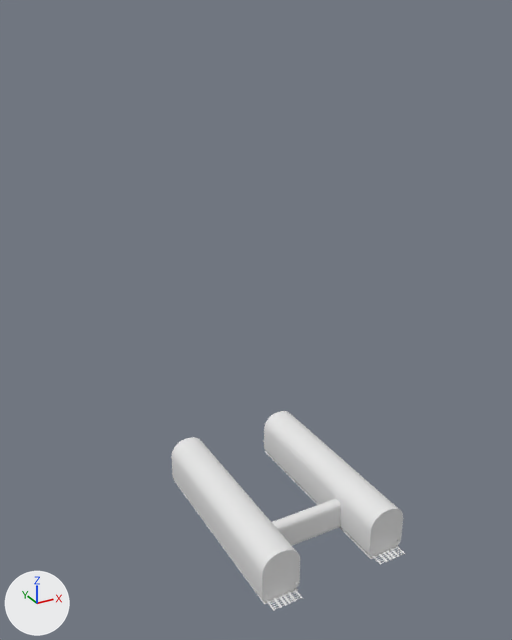
The FBX model Assets/Models/env/topsideenv3.fbx as it was, and as the next commit left it.
Camera for both pictures: a 50 mm camera at (-26.0, -53.7, 48.8) aimed at (8.3, 8.7, 17.6). The lights are fixed; the arrows at lower left show +X, +Y and +Z. Where no turn or scale is listed for an object, it has been applied to the vertices.

Names of what the first picture shows: 'sceneobject.001', 'sceneobject.002', 'sceneobject.003'.
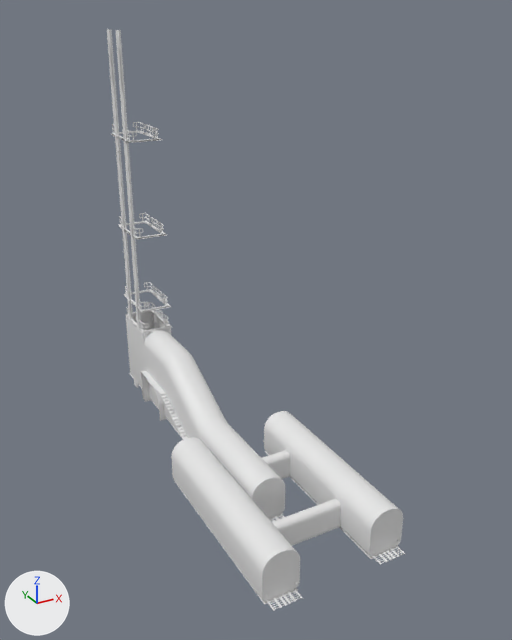
The newer file is also turned or shifted as a whole; pictures and numbers use the older file's frame.

Boxes (x1, y1, x2, y2) around the edits, measured in the pictures (512 x 640 px):
'sceneobject.006', added
    after: (126, 312, 285, 520)
'props_med_lift_floor_2.003', added
    after: (107, 29, 173, 395)
'sceneobject.004', added
    after: (262, 450, 290, 479)
'stairs.001', added
    after: (141, 371, 167, 421)
'stairs', added
    after: (161, 393, 188, 440)
'Cube.005', added
    after: (269, 514, 284, 522)
'Cube.006', added
    after: (129, 373, 283, 514)

The change, as a list of edits to the scene's bpy script:
```text
Add mat_material_002:
    mat_material_002 = principled_material('Material.002')
    mat_material_002.base_color = (0.8, 0.8, 0.8)  # white #e7e7e7
Add me_mesh_007:
    me_mesh_007.from_pydata(...)  # 3619 vertices, 3340 faces; spans x -1.9..2.4, y -3.7..3.6, z -1.9..46.1
Add me_cube_006:
    me_cube_006.from_pydata(...)  # 120 vertices, 87 faces; spans x -9.8..-6.2, y -1.2..37.4, z -0.1
Add me_mesh_015:
    me_mesh_015.from_pydata(...)  # 490 vertices, 455 faces; spans x -9.0..-5.0, y -19.9..17.5, z -12.6..-2.3
    me_mesh_015.materials.append(mat_material_002)  # white #e7e7e7
Add me_mesh_003:
    me_mesh_003.from_pydata(...)  # 34 vertices, 17 faces; spans x -0.14..4.49, y -0.63..0.62, z -1.5..1.7
    me_mesh_003.materials.append(mat_material_001)  # white #e7e7e7
Add me_cube_004:
    me_cube_004.from_pydata(...)  # 21606 vertices, 19320 faces; spans x -9.5..-6.5, y -2.5..36.3, z 0.0
    me_cube_004.materials.append(mat_material_002)  # white #e7e7e7
Add me_cube_017:
    me_cube_017.from_pydata(...)  # 88 vertices, 43 faces; spans x -1.44..1.44, y -10.01..0.0, z -4.29..0.1
Add me_cube_026:
    me_cube_026.from_pydata(...)  # 62 vertices, 35 faces; spans x -2.87..2.87, y -3.5..3.5, z 0.0..4.39
    me_cube_026.materials.append(mat_material_002)  # white #e7e7e7
Add ob_props_med_lift_floor_2_003:
    ob_props_med_lift_floor_2_003 = bpy.data.objects.new('props_med_lift_floor_2.003', me_mesh_007)
    ob_props_med_lift_floor_2_003.location = (4.2, 32.6, 0.4)
Add ob_cube_006:
    ob_cube_006 = bpy.data.objects.new('Cube.006', me_cube_006)
    ob_cube_006.location = (12.3, -0.1, -0.7)
Add ob_sceneobject_006:
    ob_sceneobject_006 = bpy.data.objects.new('sceneobject.006', me_mesh_015)
    ob_sceneobject_006.location = (11.3, 18.6, 11.6)
Add ob_sceneobject_004:
    ob_sceneobject_004 = bpy.data.objects.new('sceneobject.004', me_mesh_003)
    ob_sceneobject_004.location = (6.0, 4.3, 0.9)
Add ob_cube_005:
    ob_cube_005 = bpy.data.objects.new('Cube.005', me_cube_004)
    ob_cube_005.location = (12.3, -0.1, -0.6)
Add ob_stairs:
    ob_stairs = bpy.data.objects.new('stairs', me_cube_017)
    ob_stairs.location = (3.1, 22.1, 3.4)
Add ob_stairs_001:
    ob_stairs_001 = bpy.data.objects.new('stairs.001', me_cube_026)
    ob_stairs_001.location = (4.5, 25.6, -0.9)
```
